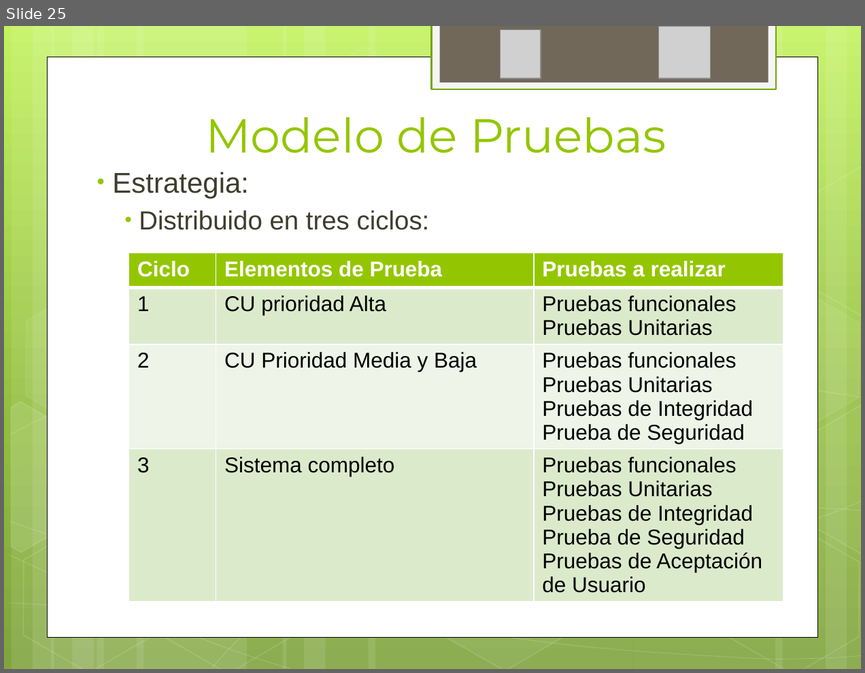
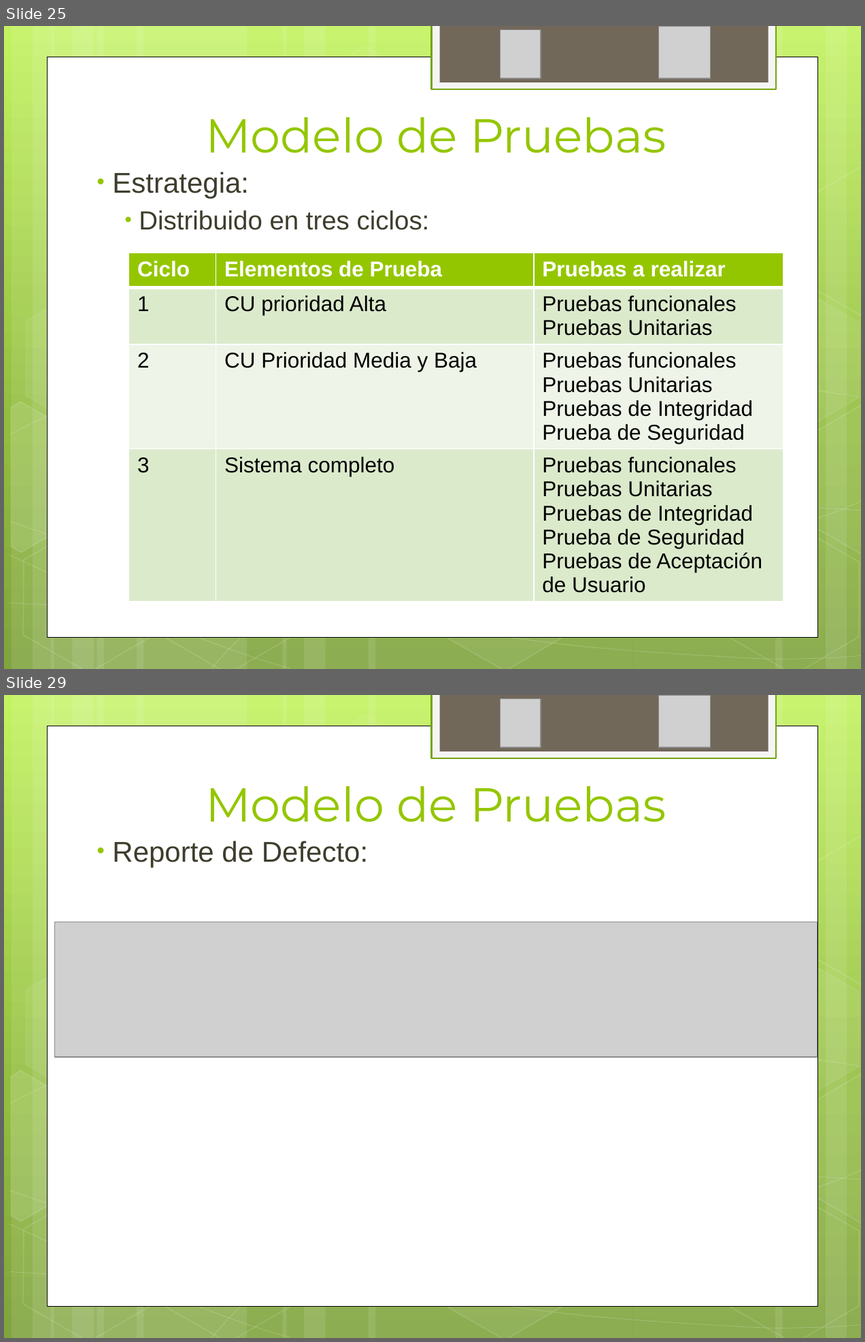
Before and after one commit to ptissera/habilitacion-profesional-2012-4k4, a slide deck: Documentacion/Proyecto/Iteracion3/Presentacion 3 - Modelos del Sistema.pptx. Shown one above the other, each under a label of ours: slide 25 before the commit, slides 25 and 29 after it; the slides between them are not shown. The pictures are 865x673 and 865x1342 pixels, drawn with LibreOffice and Linux fonts; fonts in the diff are those of the drawing; grey boxes stand for pictures. Boxes give left, top, right and bottom in pixels: in the first picture for what was removed or moved away, otherwise in the second. Text is boxed around its words. In the diff, an @@ line names an element or a change of style, - is before the commit and + after.

```diff
--- a/Documentacion/Proyecto/Iteracion3/Presentacion 3 - Modelos del Sistema.pptx
+++ b/Documentacion/Proyecto/Iteracion3/Presentacion 3 - Modelos del Sistema.pptx
@@ slide 29 added at box(4, 695, 861, 1338), background gradient #C3F35F to #93BF3F to #81A53E; not listed: 31 template elements that a slide beside it also shows @@
@@ picture added at box(500, 698, 541, 747) @@
@@ picture added at box(659, 696, 711, 748) @@
@@ title added at box(205, 786, 666, 822), 40 pt, text #94C600 @@
+Modelo de Pruebas
@@ text added at box(112, 841, 368, 867), 24 pt, text #3E3D2D @@
+• Reporte de Defecto:
@@ picture added at box(54, 922, 817, 1057) @@
```
Also in this commit, not shown: 16 slides changed, 3 other slides added.
